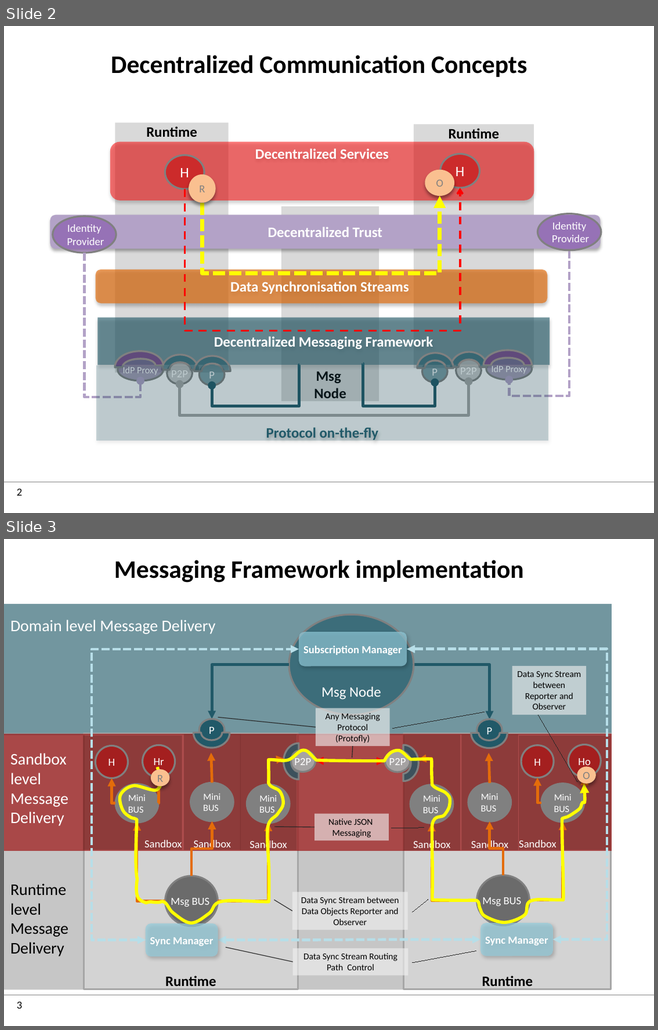
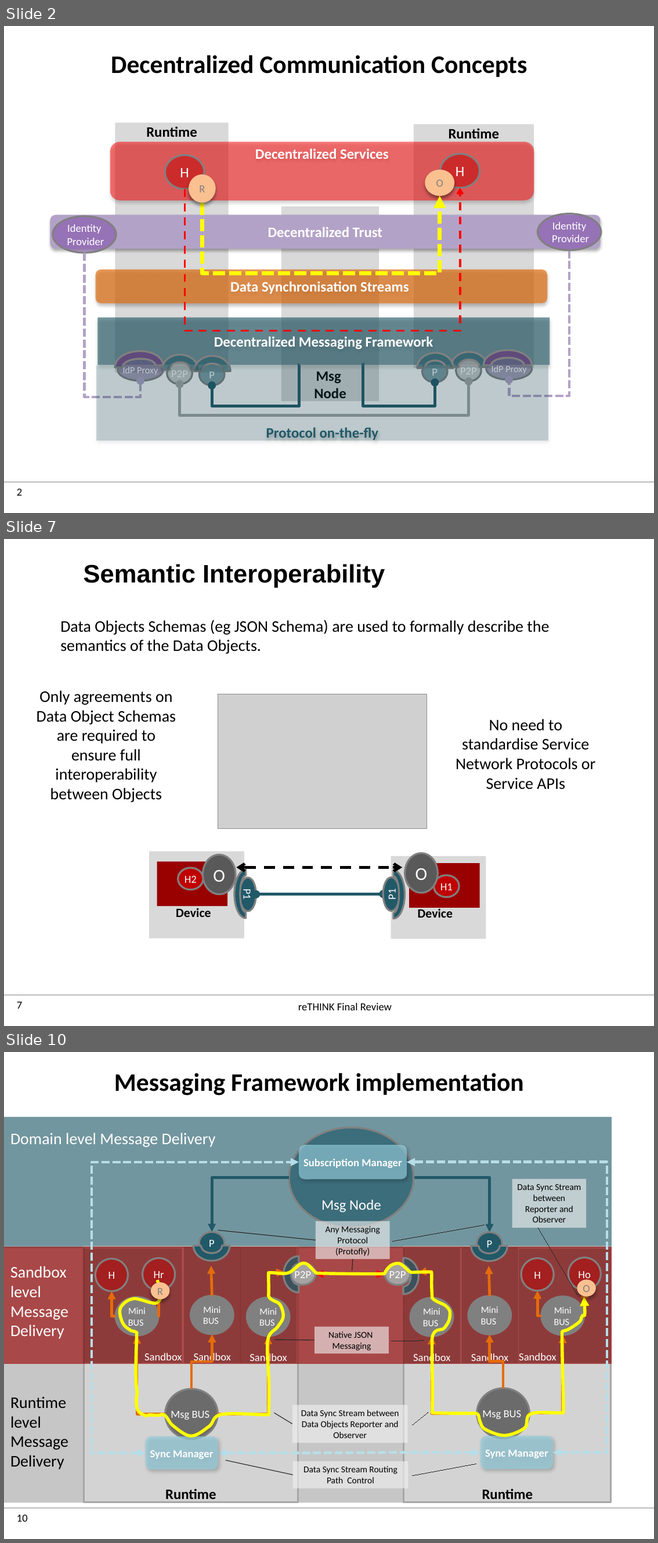
Before and after one commit to reTHINK-project/specs, a slide deck: tutorials/images.pptx. Shown one above the other, each under a label of ours: slides 2 and 3 before the commit, slides 2, 7 and 10 after it; the slides between them are not shown. The pictures are 658x1030 and 658x1543 pixels, drawn with LibreOffice and Linux fonts; fonts in the diff are those of the drawing; grey boxes stand for pictures; background and template pictures are left out. Boxes give left, top, right and bottom in pixels: in the first picture for what was removed or moved away, otherwise in the second. Text is boxed around its words. In the diff, an @@ line names an element or a change of style, - is before the commit and + after.

```diff
--- a/tutorials/images.pptx
+++ b/tutorials/images.pptx
@@ slide 7 added at (x1=4, y1=539, x2=654, y2=1026), background #FFFFFF; not listed: 2 template elements that a slide beside it also shows @@
@@ text added at (x1=83, y1=564, x2=384, y2=588), 28 pt, text #000000, bold @@
+Semantic Interoperability
@@ text added at (x1=60, y1=620, x2=549, y2=654), 18 pt, text #000000 @@
+Data Objects Schemas (eg JSON Schema) are used to formally describe the semantics of the Data Objects.
@@ text added at (x1=36, y1=690, x2=176, y2=802), 18 pt, text #000000 @@
+Only agreements on Data Object Schemas are required to ensure full interoperability between Objects
@@ picture added at (x1=217, y1=694, x2=427, y2=829) @@
@@ text added at (x1=455, y1=719, x2=595, y2=790), 18 pt, text #000000 @@
+No need to standardise Service Network Protocols or Service APIs
@@ rectangle added at (x1=149, y1=852, x2=244, y2=939), fill #D9D9D9 @@
@@ rectangle added at (x1=157, y1=862, x2=227, y2=907), fill #990000 @@
@@ ellipse added at (x1=178, y1=868, x2=204, y2=890), fill #C00000, outline #808080 2 pt, 12 pt, text #FFFFFF @@
+H2
@@ ellipse added at (x1=203, y1=855, x2=236, y2=895), fill #595959, outline #808080 2 pt, 20 pt, text #FFFFFF @@
+O
@@ double arrow added from (236, 868) to (402, 868), #000000 3 pt dashed @@
@@ rectangle added at (x1=390, y1=856, x2=485, y2=939), fill #D9D9D9 @@
@@ ellipse added at (x1=405, y1=853, x2=438, y2=893), fill #595959, outline #808080 2 pt, 20 pt, text #FFFFFF @@
+O
@@ rectangle added at (x1=409, y1=863, x2=479, y2=908), fill #990000 @@
@@ arch (boxed as its full ring) added at (x1=234, y1=870, x2=257, y2=918), fill #215968, outline #808080 2 pt @@
@@ ellipse added at (x1=239, y1=878, x2=256, y2=911), fill #215968, outline #808080 2 pt, 12 pt, text #FFFFFF @@
+P1
@@ arch (boxed as its full ring) added at (x1=382, y1=871, x2=404, y2=919), fill #215968, outline #808080 2 pt @@
@@ ellipse added at (x1=383, y1=877, x2=400, y2=911), fill #215968, outline #808080 2 pt, 12 pt, text #FFFFFF @@
+P1
@@ ellipse added at (x1=433, y1=875, x2=459, y2=897), fill #C00000, outline #808080 2 pt, 12 pt, text #FFFFFF @@
+H1
@@ elbow double arrow added from (383, 895) to (256, 895), #215968 3 pt @@
@@ text added at (x1=176, y1=908, x2=210, y2=917), 14 pt, text #000000, bold @@
+Device
@@ text added at (x1=418, y1=907, x2=452, y2=918), 14 pt, text #000000, bold @@
+Device
@@ text added at (x1=298, y1=1003, x2=391, y2=1011), 12 pt, text #000000 @@
+reTHINK Final Review
@@ what was slide 3 is now slide 10 @@
@@ page number at (x1=17, y1=1515, x2=28, y2=1522): text changed @@
-3
+10
```
Also in this commit, not shown: 3 slides changed, 6 other slides added, 1 other file.
